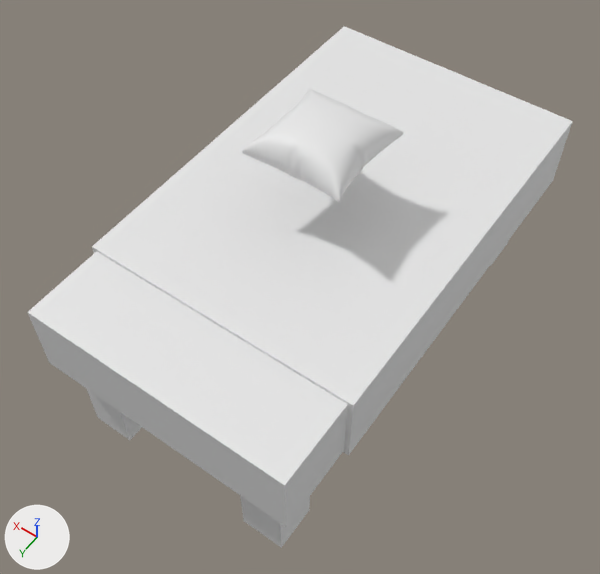
One commit to the Blender file .blender_models/bed.blend: the scene before it, then after it.
Rendered twice from a camera (50 mm lens) standing at (-5.7, 8.65, 11.73) and looking at (-0.11, 0.82, -0.57). The lights are fixed; the arrows at lower left show +X, +Y and +Z. The first picture is the older version.
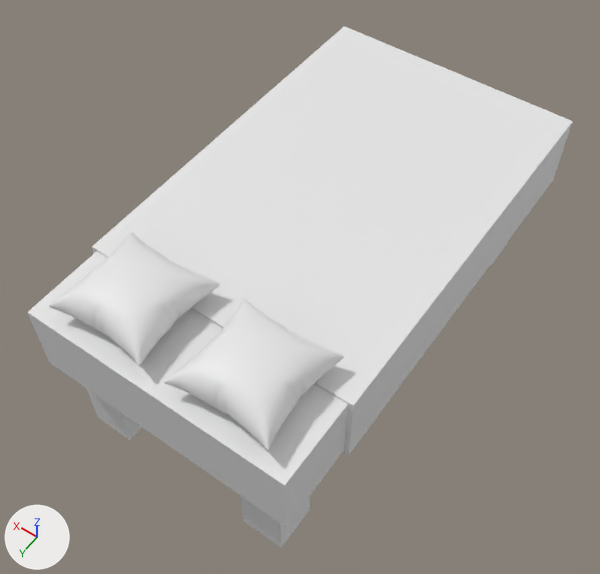
Commit message: Added second pillow

Where the change shows, as pixel boxes (x1, y1, x2, y2) in the pictures (600 x 574 px):
'Plane', moved
    before: (242, 89, 404, 202)
    after: (164, 298, 344, 451)
'Plane.001', added
    after: (49, 232, 220, 366)

What changed in the scene script:
```text
Change ob_plane:
    ob_plane.location: (0.0, 0.0, 2.33) -> (-1.26, 3.58, 1.1)
Add ob_plane_001:
    ob_plane_001 = bpy.data.objects.new('Plane.001', me_plane_001.copy())  # the mesh of ob_plane
    ob_plane_001.location = (1.16, 3.58, 1.1)
    ob_plane_001.rotation_euler = (0.0, 0.0, 1.571)  # degrees (0, 0, 90)
```
